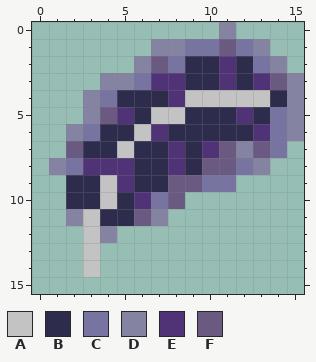
Pixel-art sprite -- Assets/Sprites/Items/feather.png. Above, as it was before the edit.
The file is 16x16 pixels.
Palette (. is transparent): A #c3c3c3  B #2e2c4d  C #7774a2  D #8583a2  E #503277  F #6a5980
Pixels before, first column x 1:
 0 ..........D....
 1 ......DDCCFCD..
 2 .....DFCBBEBCD.
 3 ...DDCEEBBEBEFD
 4 ..DCBBBEAAAAABD
 5 ..DFEBAABBBEBCD
 6 .DCBBAEBBBBBECD
 7 .FBBABBEBEFDFC.
 8 DCEEEBBEBFFCD..
 9 .BBAEBBFFCC....
10 .BBABECF.......
11 .DABBFD........
12 ..AD...........
13 ..A............
14 ..A............
Once edited:
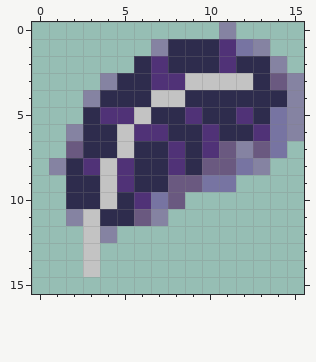
The exact change:
{"y":1,"x":8,"old":"DCCF","new":"BBBE"}
{"y":2,"x":6,"old":"DFC","new":"BEB"}
{"y":2,"x":13,"old":"C","new":"B"}
{"y":3,"x":5,"old":"DC","new":"BB"}
{"y":3,"x":9,"old":"BBEBE","new":"AAAAB"}
{"y":4,"x":4,"old":"C","new":"B"}
{"y":4,"x":7,"old":"BEAAAAA","new":"AABBBBB"}
{"y":5,"x":3,"old":"DF","new":"BE"}
{"y":5,"x":6,"old":"BAAB","new":"ABBE"}
{"y":6,"x":3,"old":"C","new":"B"}
{"y":6,"x":5,"old":"BA","new":"AE"}
{"y":6,"x":10,"old":"B","new":"E"}
{"y":8,"x":2,"old":"C","new":"B"}
{"y":8,"x":4,"old":"E","new":"A"}
{"label":"changed","picture_box":[66,39,270,175]}
